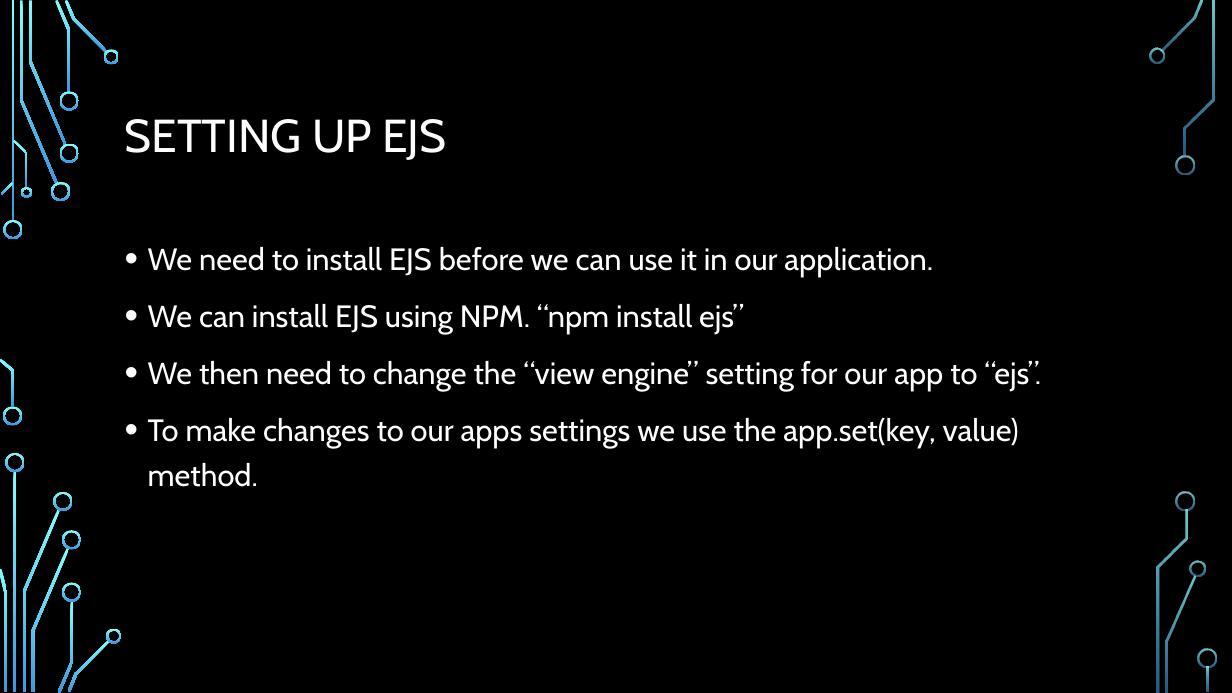
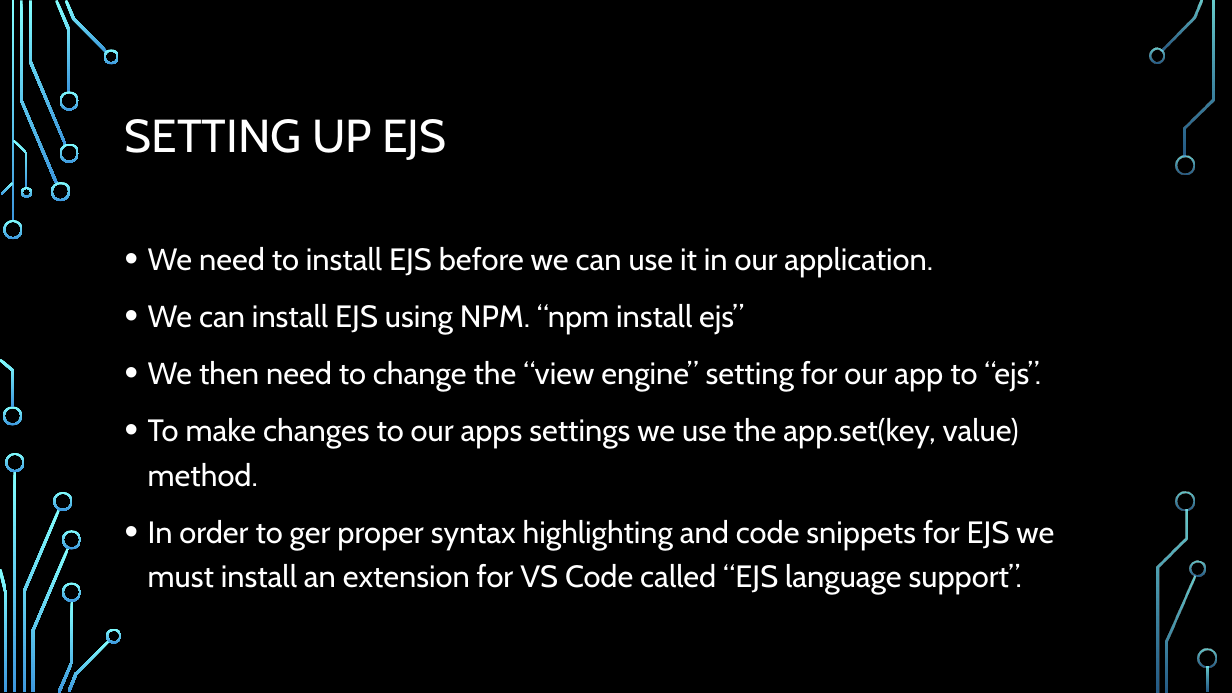
Before and after one commit to aliceroherty/ResearchProject, a slide deck: slide 29 of Presentation/Node.pptx. Drawn at 1232x693 pixels with LibreOffice and Linux fonts; fonts in the diff are those of the drawing; background and template pictures are left out. Boxes give left, top, right and bottom in pixels: in the first picture for what was removed or moved away, otherwise in the second. Text is boxed around its words. In the diff, an @@ line names an element or a change of style, - is before the commit and + after.

```diff
--- a/Presentation/Node.pptx
+++ b/Presentation/Node.pptx
@@ text at (148, 520, 1054, 594): paragraph added @@
+• In order to ger proper syntax highlighting and code snippets for EJS we must install an extension for VS Code called “EJS language support”.
```
Also in this commit, not shown: 1 other slide changed, 3 slides added, 8 other files.
